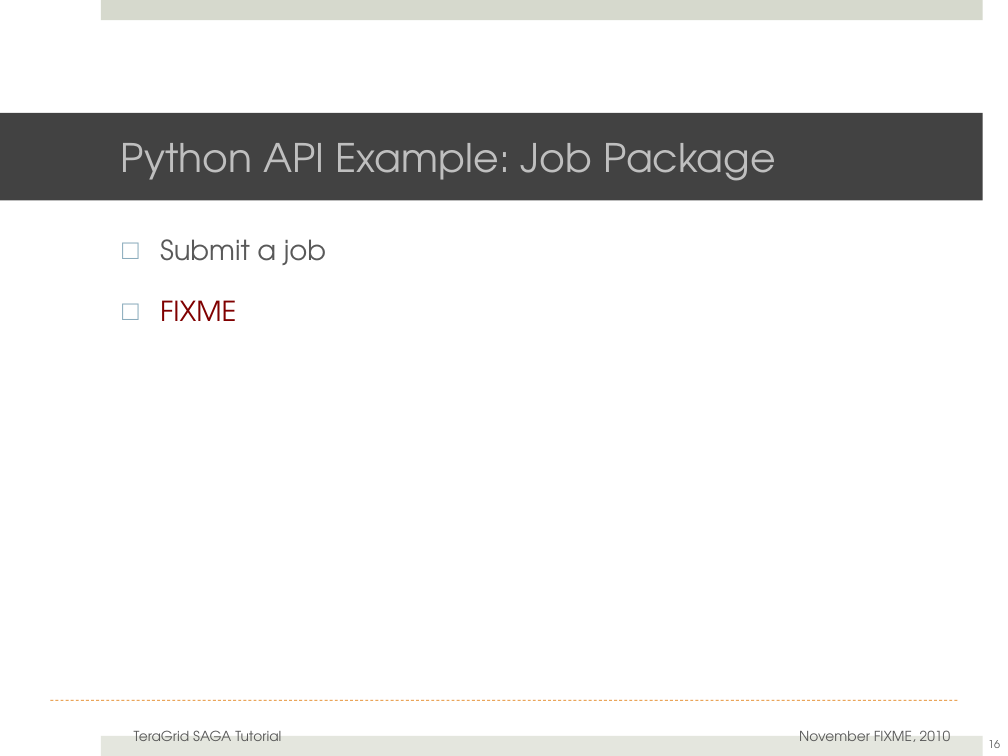
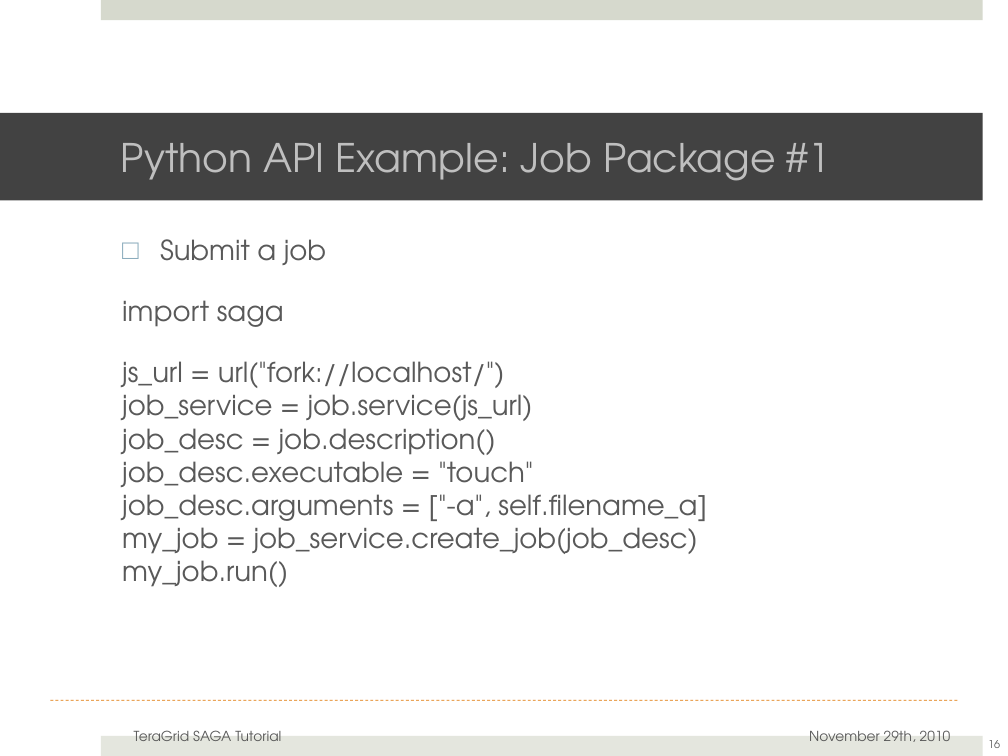
Before and after one commit to saga-project/saga-cpp-legacy-projects, a slide deck: slide 16 of tutorial/general_tutorial/SAGA-API-levels.pptx. Drawn at 1008x756 pixels with LibreOffice and Linux fonts; fonts in the diff are those of the drawing; background and template pictures are left out. Boxes give left, top, right and bottom in pixels: in the first picture for what was removed or moved away, otherwise in the second. Text is boxed around its words. In the diff, an @@ line names an element or a change of style, - is before the commit and + after.

Commit message:
Updating examples, minor changes

```diff
--- a/tutorial/general_tutorial/SAGA-API-levels.pptx
+++ b/tutorial/general_tutorial/SAGA-API-levels.pptx
@@ title at (121, 143, 831, 181): text changed @@
-Python API Example: Job Package
+Python API Example: Job Package #1
@@ text at (122, 300, 707, 587): text changed; text colour #800000 to #595959 @@
-□ FIXME
+import saga
+js_url = url("fork://localhost/")
+job_service = job.service(js_url)
+job_desc = job.description()
+job_desc.executable = "touch"
+job_desc.arguments = ["-a", self.filename_a]
+my_job = job_service.create_job(job_desc)
+my_job.run()
@@ text at (809, 731, 951, 742): text changed @@
-November FIXME, 2010
+November 29th, 2010
```
Also in this commit, not shown: 25 other slides changed, 1 slide added, 1 other file.
